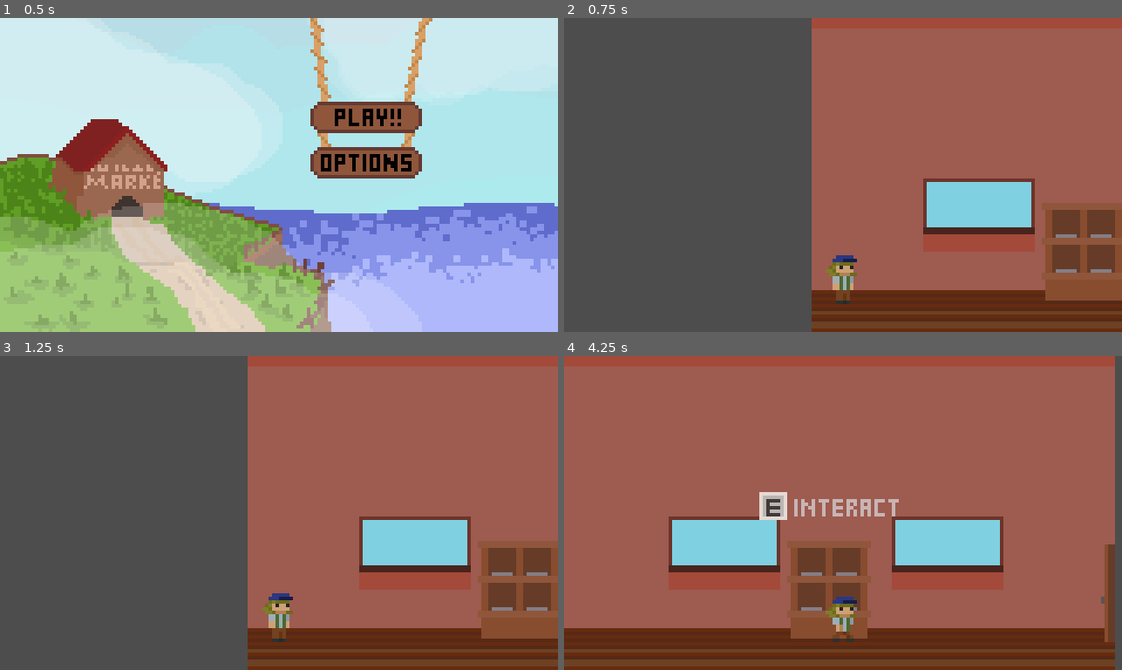
Above: before the commit, frames 1-4 (two rows, left to right).
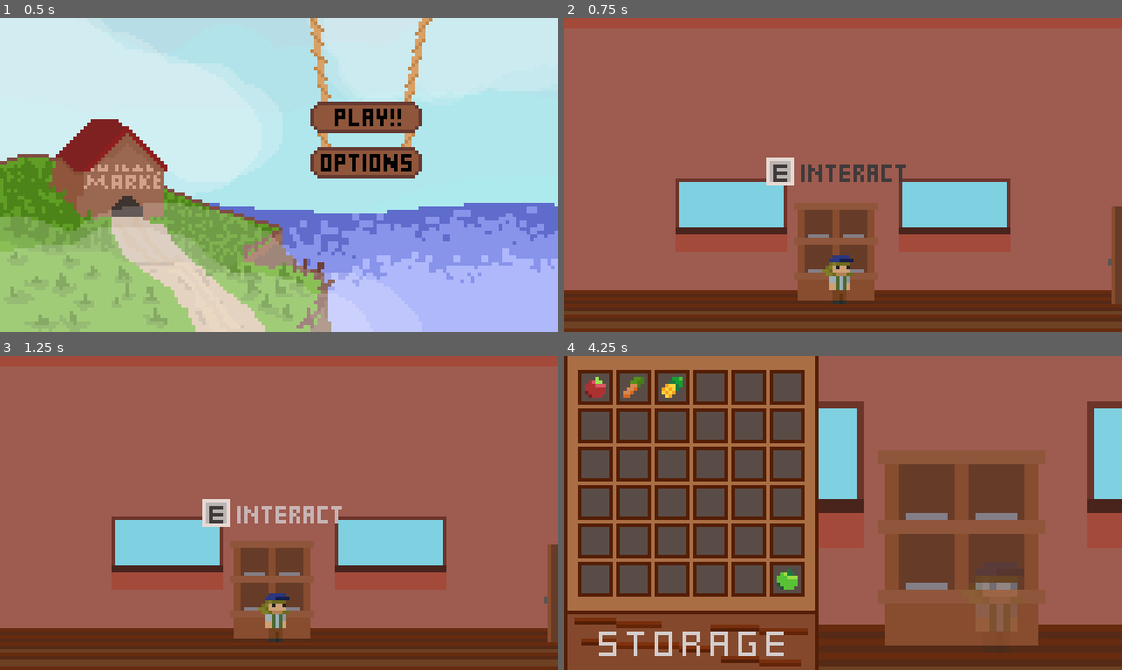
Above: after the commit, the same moments.

Repository: FreiCaneco/sigmarket
Game: Godot game, scene res://main.tscn
Two runs of this game, one before a commit and one after it. Both use one fixed random seed, a clock stepped at 60 frames per second and the inputs below.
Inputs (mouse positions are in pixels of both pictures, inside the frame that each line leads up to):
- Up to frame 1 (0.5 s): no input
- Up to frame 2 (0.75 s): click (932, 118) at 0.5 s
- Up to frame 3 (1.25 s): no input
- Up to frame 4 (4.25 s): hold D (move_right) 1.28-2.03 s; tap E (interact) every 0.75 s from 1.35 to 3.6 s; hold A (move_left) 2.03-2.78 s; hold D (move_right) from 2.78 s (still down)

Frame 1 is identical in both runs. In frame 2, 52% of the frame differs, in the area x 0-100%, y 0-100%; in frame 3, 52%; in frame 4, 59%.

Commit message:
Mudanças na camera feitas

Diff:
--- a/scenes/game.tscn
+++ b/scenes/game.tscn
@@ -8,7 +8,13 @@
 [ext_resource type="Texture2D" uid="uid://dpxukmm6afkbn" path="res://assets/builds.png" id="4_u5sy4"]
 [ext_resource type="PackedScene" uid="uid://dbwpbtyj2p4ef" path="res://UI/storage_popup.tscn" id="5_iywne"]
 [ext_resource type="Script" uid="uid://cpj4xid3rehgd" path="res://scripts/camera.gd" id="5_p57ef"]
-[ext_resource type="PackedScene" uid="uid://cb580e2s642qq" path="res://scenes/day_passer.tscn" id="6_0tnpc"]
+[ext_resource type="PackedScene" uid="uid://cb580e2s642qq" path="res://scenes/time_manager.tscn" id="6_0tnpc"]
+
+[sub_resource type="WorldBoundaryShape2D" id="WorldBoundaryShape2D_0tnpc"]
+normal = Vector2(1, 0)
+
+[sub_resource type="WorldBoundaryShape2D" id="WorldBoundaryShape2D_vtaks"]
+normal = Vector2(-1, 0)
 
 [sub_resource type="TileSetAtlasSource" id="TileSetAtlasSource_u5sy4"]
 texture = ExtResource("2_yqjtg")
@@ -30,6 +36,20 @@
 
 [node name="game" type="Node2D"]
 
+[node name="WorldBoundaries" type="Node" parent="."]
+
+[node name="StaticBody2D" type="StaticBody2D" parent="WorldBoundaries"]
+position = Vector2(0, 63)
+
+[node name="CollisionShape2D" type="CollisionShape2D" parent="WorldBoundaries/StaticBody2D"]
+shape = SubResource("WorldBoundaryShape2D_0tnpc")
+
+[node name="StaticBody2D2" type="StaticBody2D" parent="WorldBoundaries"]
+position = Vector2(160, 61)
+
+[node name="CollisionShape2D" type="CollisionShape2D" parent="WorldBoundaries/StaticBody2D2"]
+shape = SubResource("WorldBoundaryShape2D_vtaks")
+
 [node name="TimeManager" parent="." instance=ExtResource("6_0tnpc")]
 
 [node name="Timer" type="Timer" parent="TimeManager"]
@@ -50,10 +70,13 @@
 texture = SubResource("AtlasTexture_u5sy4")
 
 [node name="Player" parent="." instance=ExtResource("2_lnu2h")]
-position = Vector2(9, 76)
+position = Vector2(79, 75)
 
 [node name="Camera2D" type="Camera2D" parent="Player"]
 offset = Vector2(0, -30)
+process_callback = 0
+limit_left = 0
+limit_right = 160
 script = ExtResource("5_p57ef")
 
 [node name="TopLayer" type="CanvasLayer" parent="." groups=["UI"]]
--- a/scenes/day_passer.tscn
+++ b/scenes/time_manager.tscn
@@ -2,5 +2,5 @@
 
 [ext_resource type="Script" uid="uid://4v40s83tin5p" path="res://scripts/day_passer.gd" id="1_sbc3i"]
 
-[node name="DayPasser" type="Node2D"]
+[node name="TimeManager" type="Node2D"]
 script = ExtResource("1_sbc3i")
--- a/scripts/door.gd
+++ b/scripts/door.gd
@@ -1,6 +1,4 @@
 extends Node2D
-
-
 
 func _on_interaction_component_player_interacted() -> void:
 	SignalBus.door_interacted.emit()
Not shown, added: assets/builds-Recovered.png.import
Not shown: 1 places in scenes/game.tscn that only renumber resources
